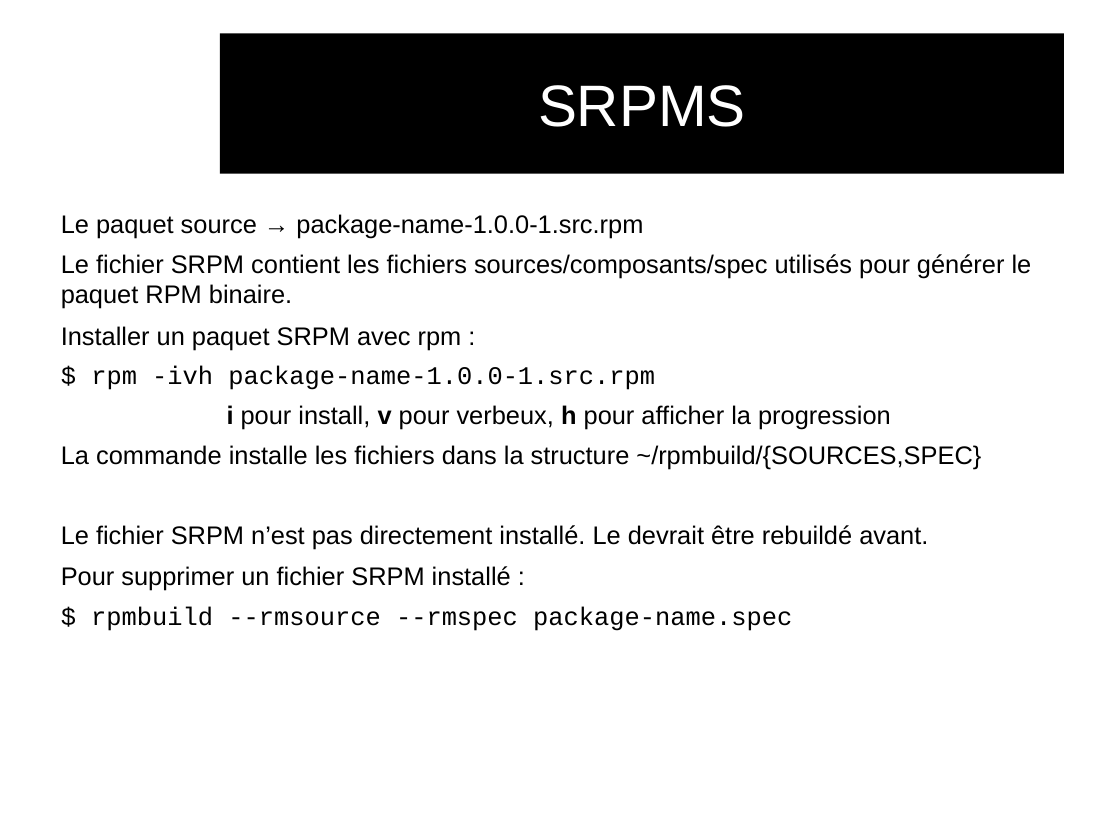
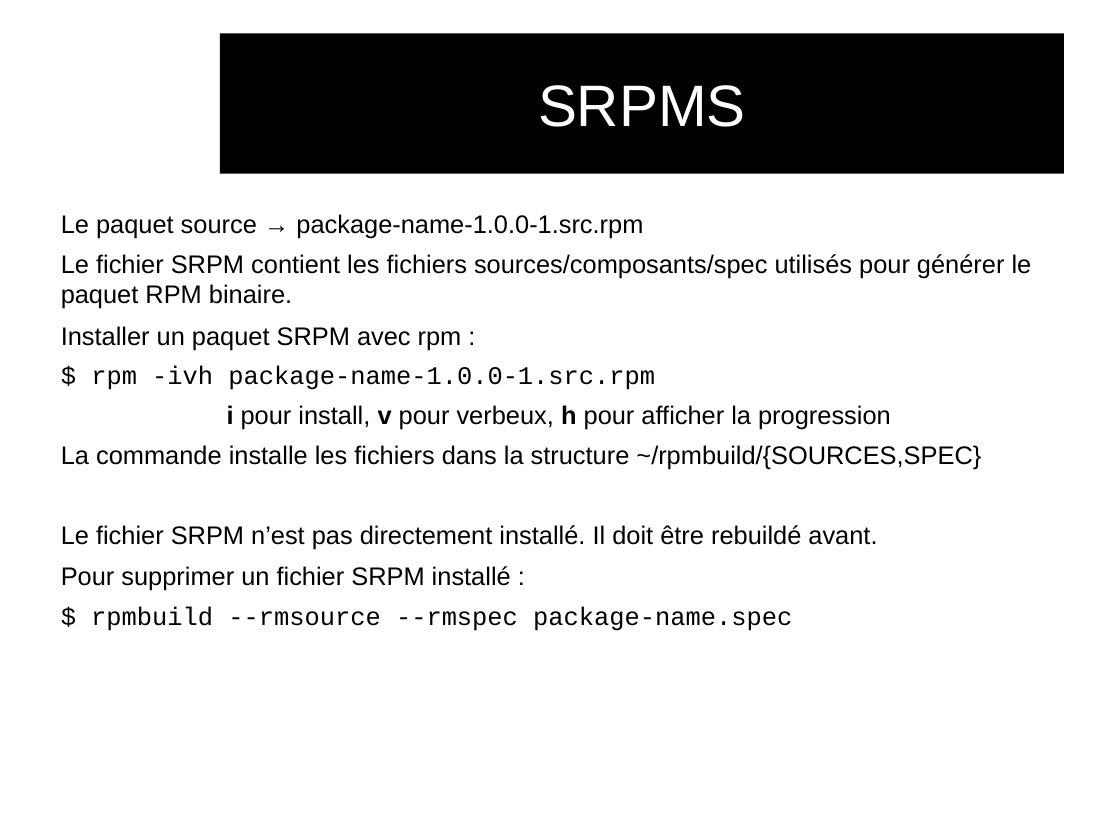
Before and after one commit to audinux/audinux.github.io, a slide deck: slide 25 of workshop/rpm/rpm.odp (slide 24 before the commit). Drawn at 1120x840 pixels with LibreOffice and Linux fonts; fonts in the diff are those of the drawing; background and template pictures are left out. Boxes give left, top, right and bottom in pixels: in the first picture for what was removed or moved away, otherwise in the second. Text is boxed around its words. In the diff, an @@ line names an element or a change of style, - is before the commit and + after.

```diff
--- a/workshop/rpm/rpm.odp
+++ b/workshop/rpm/rpm.odp
@@ text at [61, 525, 877, 549]: text changed @@
-Le fichier SRPM n’est pas directement installé. Le devrait être rebuildé avant.
+Le fichier SRPM n’est pas directement installé. Il doit être rebuildé avant.
```
Also in this commit, not shown: 10 other slides changed, 1 slide added, 2 other files.
